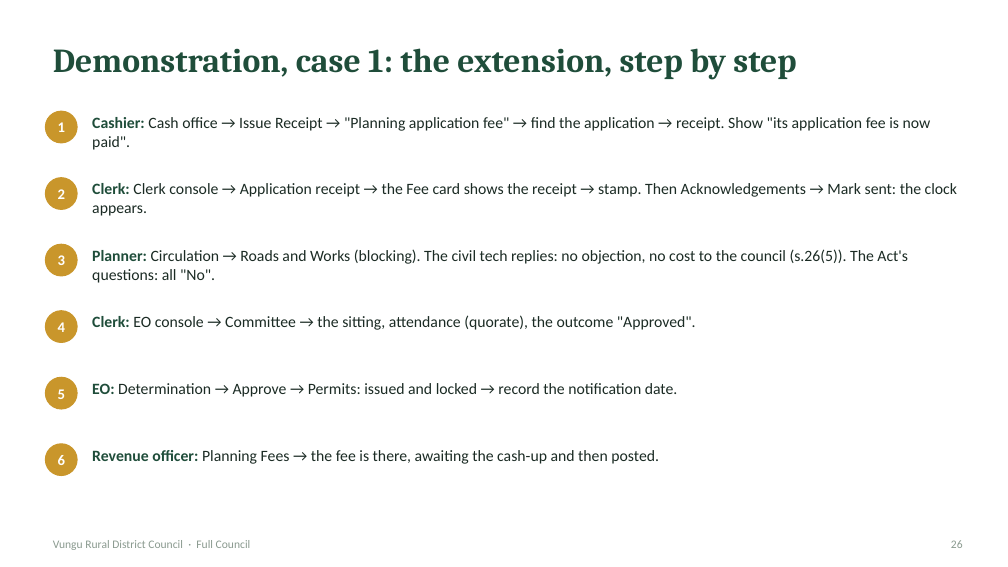
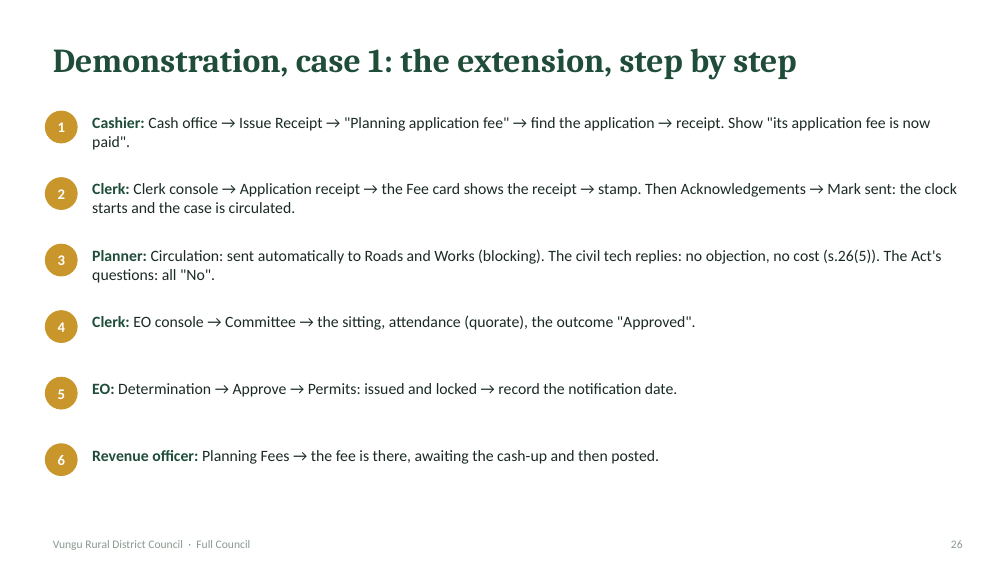
Before and after one commit to namz-lab/spartialiq, a slide deck: slide 26 of docs/presentations/Vungu Full Council - LAMIS planning showcase.pptx. Drawn at 1008x567 pixels with LibreOffice and Linux fonts; fonts in the diff are those of the drawing. Boxes give left, top, right and bottom in pixels: in the first picture for what was removed or moved away, otherwise in the second. Text is boxed around its words. In the diff, an @@ line names an element or a change of style, - is before the commit and + after.

```diff
--- a/docs/presentations/Vungu Full Council - LAMIS planning showcase.pptx
+++ b/docs/presentations/Vungu Full Council - LAMIS planning showcase.pptx
@@ text at bbox=[92, 183, 957, 213]: text changed @@
-Clerk: Clerk console → Application receipt → the Fee card shows the receipt → stamp. Then Acknowledgements → Mark sent: the clock appears.
+Clerk: Clerk console → Application receipt → the Fee card shows the receipt → stamp. Then Acknowledgements → Mark sent: the clock starts and the case is circulated.
@@ text at bbox=[92, 249, 942, 283]: text changed @@
-Planner: Circulation → Roads and Works (blocking). The civil tech replies: no objection, no cost to the council (s.26(5)). The Act's questions: all "No".
+Planner: Circulation: sent automatically to Roads and Works (blocking). The civil tech replies: no objection, no cost (s.26(5)). The Act's questions: all "No".
```
Also in this commit, not shown: 1 other slide changed, 44 other files.
